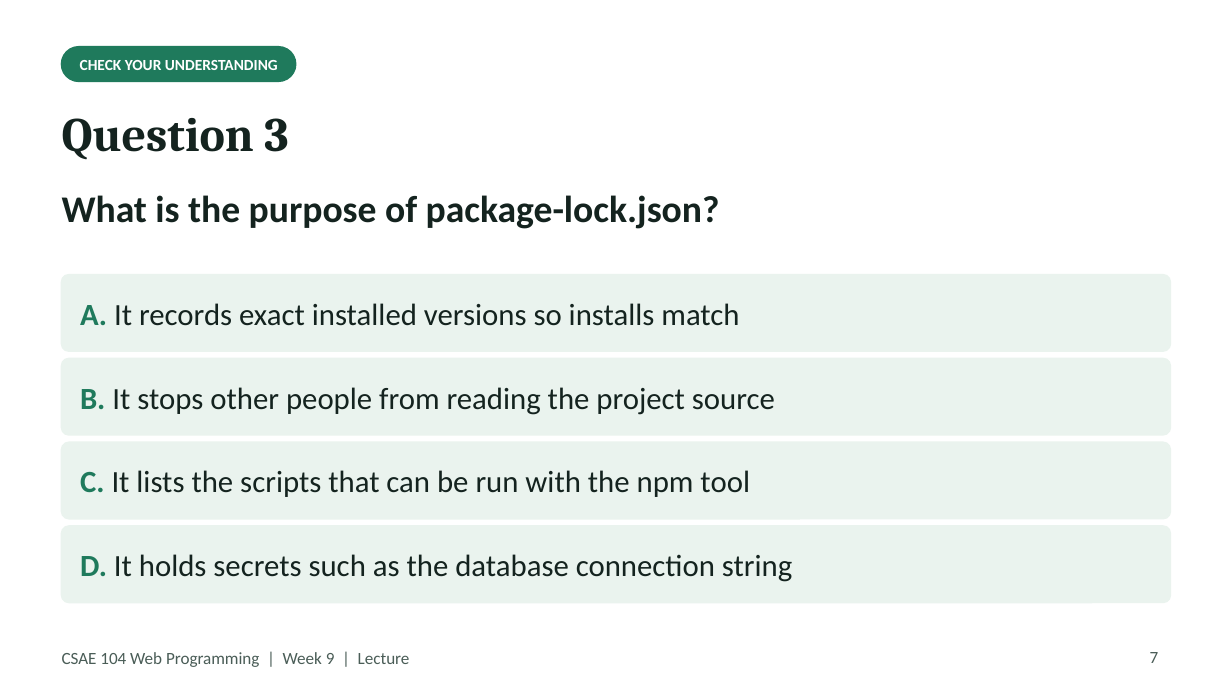
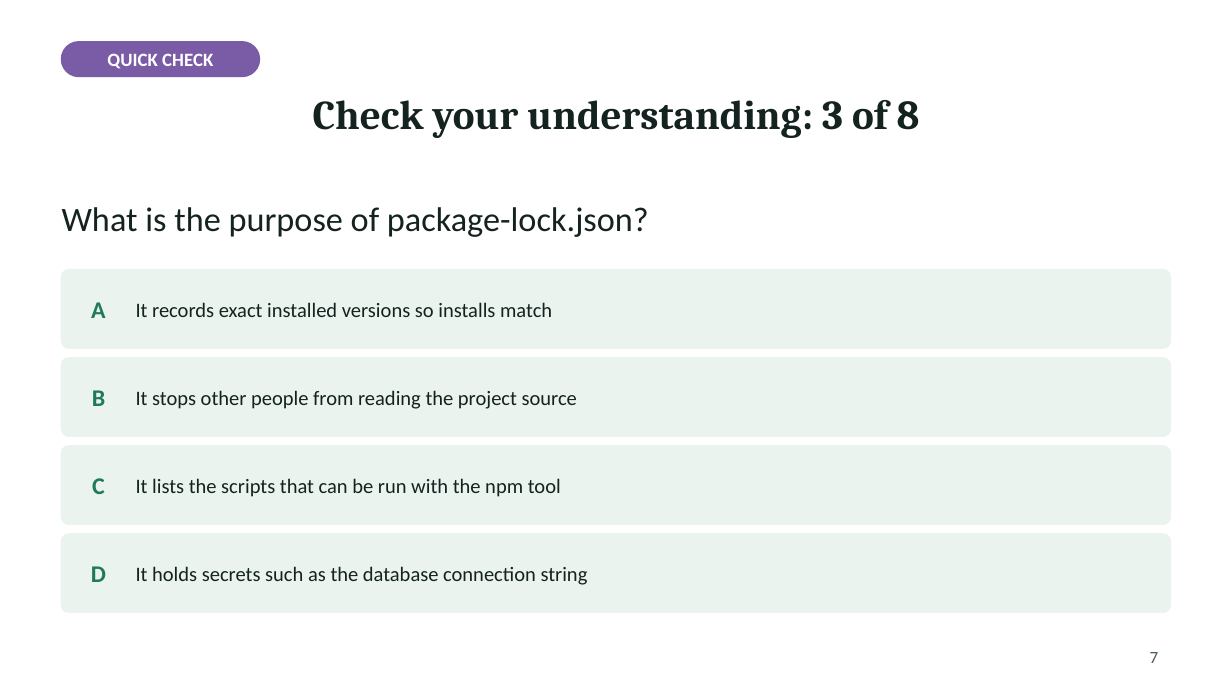
Before and after one commit to Haydzz9/sae104-site, a slide deck: slide 7 of downloads/lecture/Week_09_Lecture_Midterm.pptx. Drawn at 1232x693 pixels with LibreOffice and Linux fonts; fonts in the diff are those of the drawing. Boxes give left, top, right and bottom in pixels: in the first picture for what was removed or moved away, otherwise in the second. Text is boxed around its words. In the diff, an @@ line names an element or a change of style, - is before the commit and + after.

```diff
--- a/downloads/lecture/Week_09_Lecture_Midterm.pptx
+++ b/downloads/lecture/Week_09_Lecture_Midterm.pptx
@@ rounded rectangle: place and size @@
-rounded rectangle at (62,47,296,81)
+rounded rectangle at (62,42,259,76)
@@ rounded rectangle at (62,42,259,76): fill #1F7A5C to #7A5BA6; outline #1F7A5C 1 pt to #7A5BA6 1 pt @@
@@ text added at (107,53,213,69), 11 pt, text #FFFFFF, bold @@
+QUICK CHECK
@@ title "Check your understanding: 3 of ..." at (313,100,920,138): vertical alignment middle to top @@
@@ title removed at (62,118,288,160) @@
-Question 3
@@ title at (313,100,920,138): text changed; size 9 to 24 pt; font Calibri to Cambria; text colour #FFFFFF to #14231F @@
-CHECK YOUR UNDERSTANDING
+Check your understanding: 3 of 8
@@ text "What is the purpose of ...": place and size @@
-text "What is the purpose of ..." at (62,195,720,229)
+text "What is the purpose of ..." at (62,207,649,237)
@@ text "What is the purpose of ..." at (62,207,649,237): size 22 to 20 pt, bold off @@
@@ rounded rectangle: place and size @@
-rounded rectangle at (62,275,1170,351)
+rounded rectangle at (62,270,1170,349)
@@ text added at (91,302,105,318), 14 pt, text #1F7A5C, bold @@
+A
@@ text at (136,302,552,317): text changed; size 18 to 12 pt @@
-A. It records exact installed versions so installs match
+It records exact installed versions so installs match
@@ text added at (92,390,105,406), 14 pt, text #1F7A5C, bold @@
+B
@@ text at (136,390,577,409): text changed; size 18 to 12 pt @@
-B. It stops other people from reading the project source
+It stops other people from reading the project source
@@ rounded rectangle: place and size @@
-rounded rectangle at (62,526,1170,602)
+rounded rectangle at (62,446,1170,525)
@@ text added at (92,478,105,494), 14 pt, text #1F7A5C, bold @@
+C
@@ text at (136,478,561,497): text changed; size 18 to 12 pt @@
-C. It lists the scripts that can be run with the npm tool
+It lists the scripts that can be run with the npm tool
@@ proportions changed in 4 elements at (62,270,1170,349), (62,446,1170,525), (62,357,1170,436), (62,533,1170,612) @@
@@ rounded rectangle: place and size @@
-rounded rectangle at (62,442,1170,519)
+rounded rectangle at (62,533,1170,612)
@@ text added at (91,566,106,582), 14 pt, text #1F7A5C, bold @@
+D
@@ text at (136,566,588,585): text changed; size 18 to 12 pt @@
-D. It holds secrets such as the database connection string
+It holds secrets such as the database connection string
@@ text removed at (62,652,410,667) @@
-CSAE 104 Web Programming | Week 9 | Lecture
```
Also in this commit, not shown: 12 other slides changed, 1 slide removed, 42 other files.
